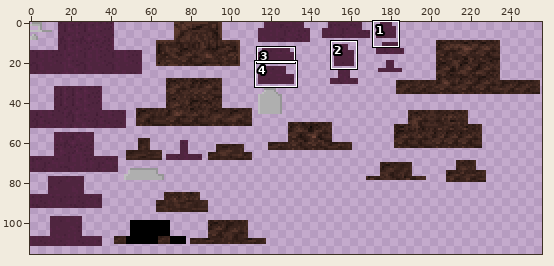
Sprite sheet, stored at src/main/resources/assets/starcraft/textures/model/brutalisk.png. The picture above shows the old version from afar; the outline marks the close-up.
Close-up. The starting point:
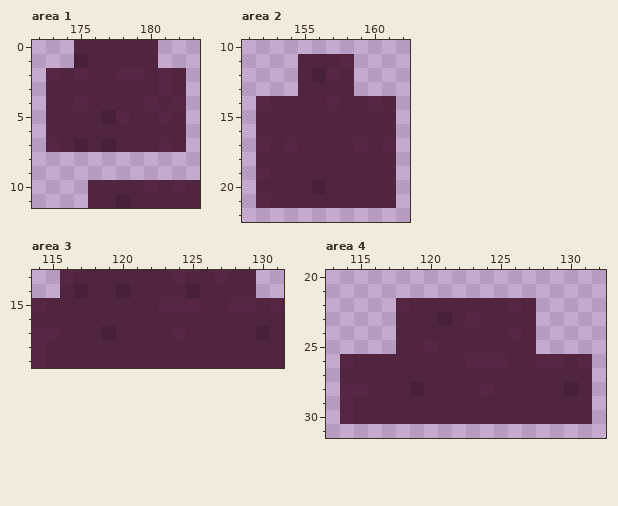
The file is 256x128 pixels. Colours within 5 levels of each other are drawn and written as one. Shown: area 1: x 172..183, y 0..11; area 2: x 151..162, y 10..22; area 3: x 114..131, y 13..19; area 4: x 113..132, y 20..31. The wide view leaves out empty margins. The commit also changed other parts of the picture, which this record leaves out.
After the commit:
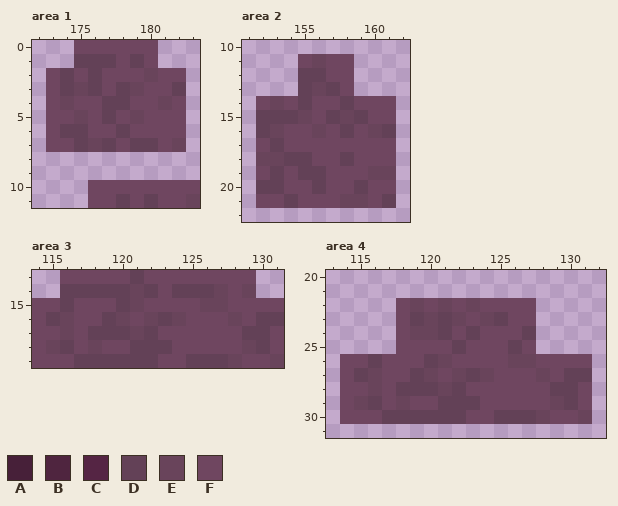
Palette (. is transparent): A #472039  B #4f253f  C #552544  D #634157  E #69445b  F #6f4660
Difference:
Changed rows in their new state; - is an unchanged pixel.
Area 1:
first column x 173:
 0 --FFFFFF---
 1 --DDDFDF---
 2 FDFDFFFEFF-
 3 FDEDFDEFFD-
 4 FEFFDDFFEF-
 5 FFEFDFEFFF-
 6 FDDFFDFFFF-
 7 FFDEDFDDFE-
10 ---FFFFFFFF
11 ---FFDFDFFE
Area 2:
first column x 152:
11 ---FEFF---
12 ---DDFF---
13 ---DEDF---
14 FEFDFFDFFF
15 DDDEFDEDFF
16 DEFFEFDFED
17 FDFFFFFFFF
18 EEDDFFDFFF
19 FDFDDFFFEE
20 DDFFDFFDFF
21 FFDFFFEEFD
Area 3:
first column x 114:
13 --FFFFFDFFFFFFFF--
14 --DDDDDEDFDDDEFE--
15 FFDFFFDEFFFFEEFFFF
16 FDEFFDEFEDEFFFEFDD
17 FFEFDDDEDFFFFFFDDF
18 FEDFEFFDDDFFFFFEDF
19 FFFDDDDDDFFDDDEFFE
Area 4:
first column x 114:
22 ----FEFEFEFFFF----
23 ----FDEDEFEDFF----
24 ----FEEDFDFFFD----
25 ----FFFFDFFFDF----
26 FFDFFFDEFFFFEEFFFF
27 FDEFFDEFEDEFFFEFDD
28 FFEFDDDEDFFFFFFDDF
29 FEDFEFFDDDFFFFFEDF
30 FFFDDDDDDFFDDDEFFE
Changed places in both close-ups, as pixel boxes (x1, y1, x2, y2):
changed: (46, 40, 200, 208)
changed: (256, 54, 396, 208)
changed: (32, 270, 284, 368)
changed: (340, 298, 592, 424)
